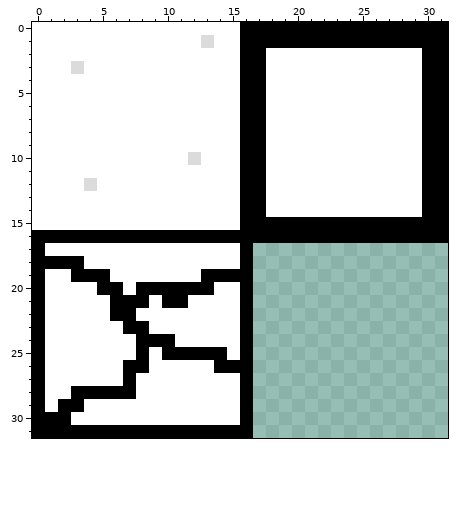
Two states of a pixel-art sprite, placeholder-tiles.png. The picture above was drawn from the file before the commit.
The file is 32x32 pixels.
After:
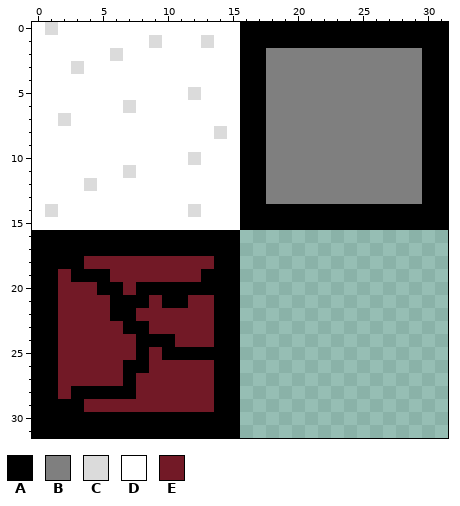
Palette (. is transparent): A #000000  B #7f7f7f  C #dbdbdb  D #ffffff  E #721926
From old to new:
Colour A replaces colour D in row 14 at x 18 to 29; in row 17 at x 1 to 15; in row 18 at x 14 to 15; in row 19 at x 1; in rows 20 to 24 at x 1 and 14 to 15; in row 25 at x 1 and 15.
Colour A replaces colour D in row 26 at x 1; in rows 27 to 29 at x 1 and 14 to 15; in row 30 at x 3 to 15.
Colour B replaces colour D in rows 2 to 13 at x 18 to 29.
Colour C replaces colour D in row 0 at x 1; in row 1 at x 9; in row 2 at x 6; in row 5 at x 12; in row 6 at x 7; in row 7 at x 2.
Colour C replaces colour D in row 8 at x 14; in row 11 at x 7; in row 14 at x 1 and 12.
Colour E replaces colour D in row 18 at x 4 to 13; in row 19 at x 2 and 6 to 12; in row 20 at x 2 to 4 and 7; in row 21 at x 2 to 5, 9 and 12 to 13; in row 22 at x 2 to 5 and 8 to 13; in row 23 at x 2 to 6 and 9 to 13.
Colour E replaces colour D in row 24 at x 2 to 7 and 11 to 13; in row 25 at x 2 to 7 and 9; in row 26 at x 2 to 6 and 9 to 13; in row 27 at x 2 to 6 and 8 to 13; in row 28 at x 2 and 8 to 13; in row 29 at x 4 to 13.
The author cleared colour A in row 16 at x 16 to 31; in rows 17 to 31 at x 16.
Changed places in both pictures, as pixel boxes (x1, y1, x2, y2):
changed: (45, 22, 58, 35)
changed: (45, 35, 448, 438)
